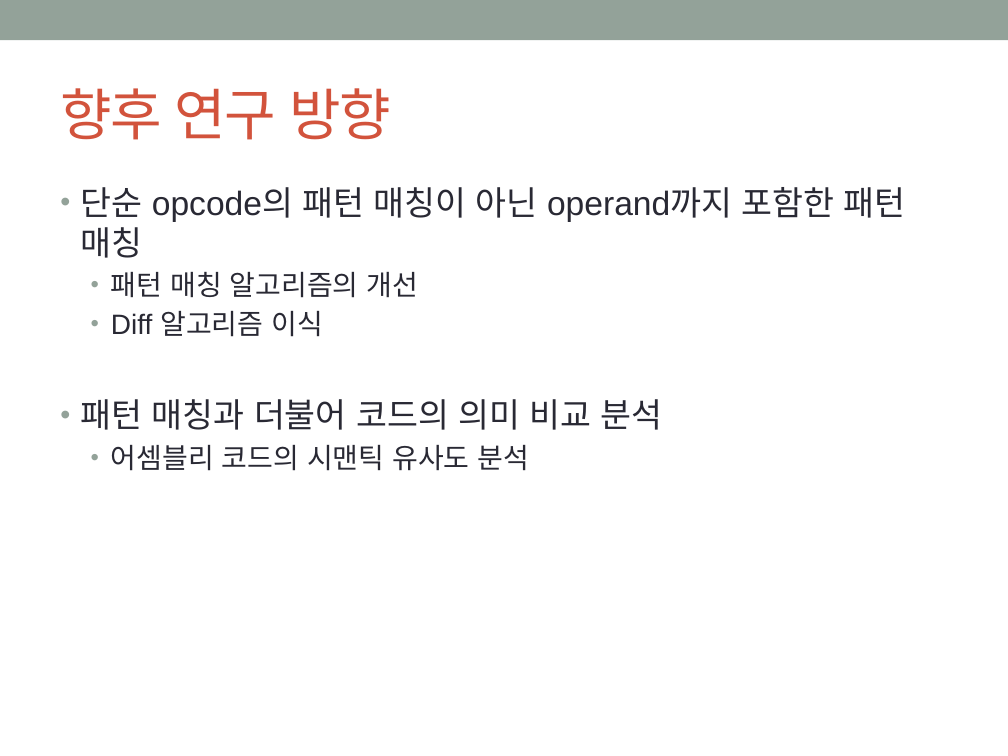
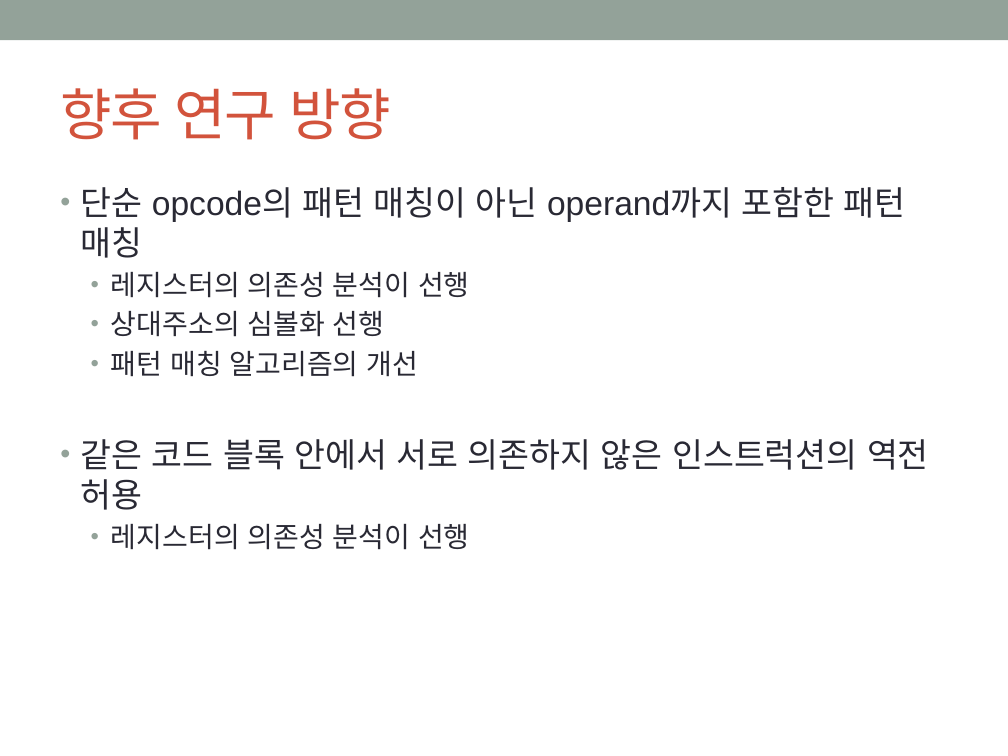
Before and after one commit to godthem90/Mac_Security_S4, a slide deck: slide 23 of 맥 중간발표.pptx (slide 17 before the commit). Drawn at 1008x756 pixels with LibreOffice and Linux fonts; fonts in the diff are those of the drawing. Boxes give left, top, right and bottom in pixels: in the first picture for what was removed or moved away, otherwise in the second. Text is boxed around its words. In the diff, an @@ line names an element or a change of style, - is before the commit and + after.

```diff
--- a/맥 중간발표.pptx
+++ b/맥 중간발표.pptx
@@ text at [111, 272, 470, 337]: paragraphs added @@
+  • 레지스터의 의존성 분석이 선행
+  • 상대주소의 심볼화 선행
@@ text at [81, 439, 929, 550]: text changed; size 20 to 24 pt @@
-  • Diff 알고리즘 이식
-• 패턴 매칭과 더불어 코드의 의미 비교 분석
-  • 어셈블리 코드의 시맨틱 유사도 분석
+• 같은 코드 블록 안에서 서로 의존하지 않은 인스트럭션의 역전 허용
+  • 레지스터의 의존성 분석이 선행
```
Also in this commit, not shown: 13 other slides changed, 6 slides added.
